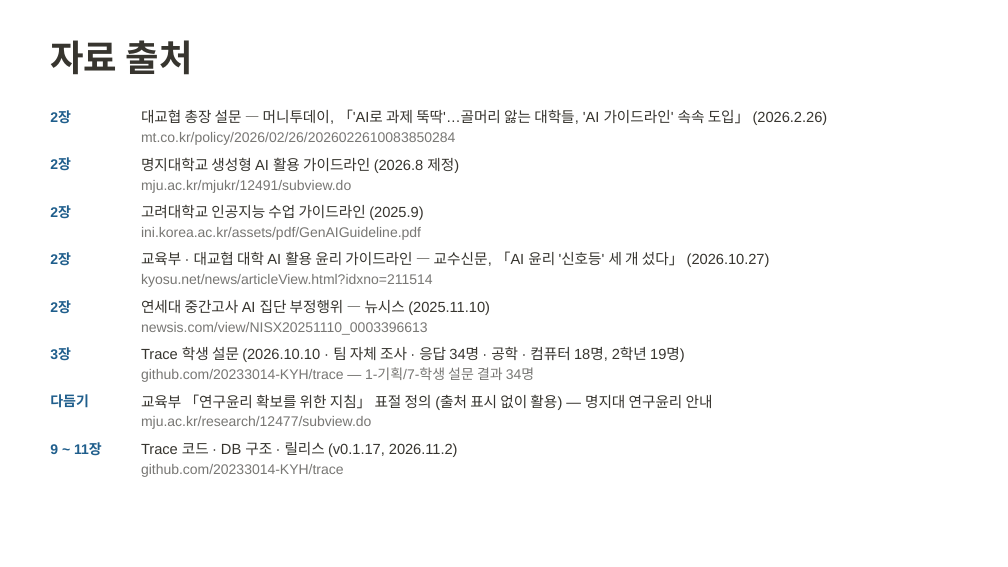
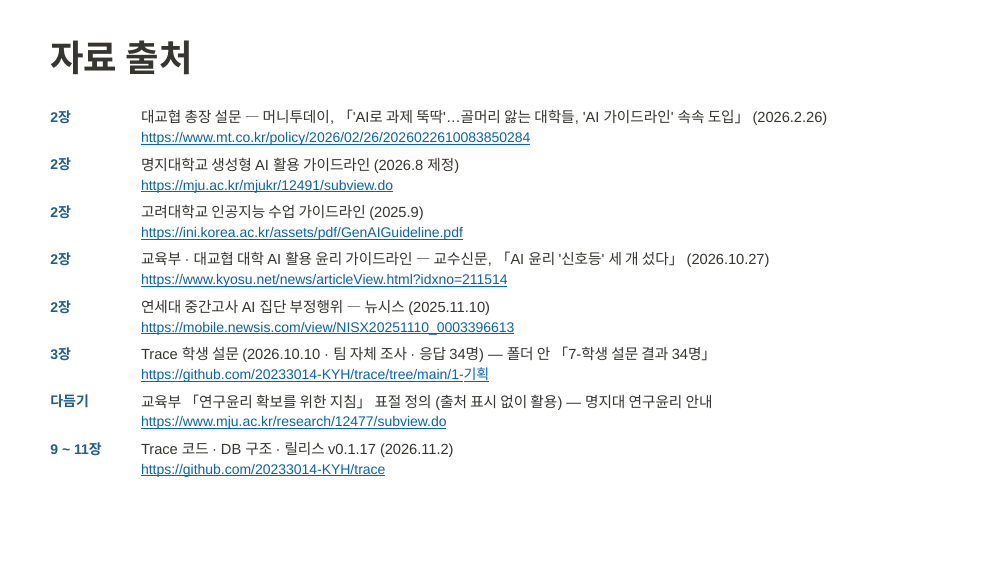
Before and after one commit to 20233014-KYH/trace, a slide deck: slide 7 of deck/중간발표_김용현.pptx. Drawn at 1008x567 pixels with LibreOffice and Linux fonts; fonts in the diff are those of the drawing. Boxes give left, top, right and bottom in pixels: in the first picture for what was removed or moved away, otherwise in the second. Text is boxed around its words. In the diff, an @@ line names an element or a change of style, - is before the commit and + after.

```diff
--- a/deck/중간발표_김용현.pptx
+++ b/deck/중간발표_김용현.pptx
@@ text at [141,132,530,145]: text changed; text colour #787774 to #0563C1 @@
-mt.co.kr/policy/2026/02/26/2026022610083850284
+https://www.mt.co.kr/policy/2026/02/26/2026022610083850284
@@ text at [141,180,393,193]: text changed; text colour #787774 to #0563C1 @@
-mju.ac.kr/mjukr/12491/subview.do
+https://mju.ac.kr/mjukr/12491/subview.do
@@ text at [141,227,463,240]: text changed; text colour #787774 to #0563C1 @@
-ini.korea.ac.kr/assets/pdf/GenAIGuideline.pdf
+https://ini.korea.ac.kr/assets/pdf/GenAIGuideline.pdf
@@ text at [141,274,508,287]: text changed; text colour #787774 to #0563C1 @@
-kyosu.net/news/articleView.html?idxno=211514
+https://www.kyosu.net/news/articleView.html?idxno=211514
@@ text at [141,322,514,335]: text changed; text colour #787774 to #0563C1 @@
-newsis.com/view/NISX20251110_0003396613
+https://mobile.newsis.com/view/NISX20251110_0003396613
@@ text at [141,346,716,362]: text changed @@
-Trace 학생 설문 (2026.10.10 · 팀 자체 조사 · 응답 34명 · 공학 · 컴퓨터 18명, 2학년 19명)
+Trace 학생 설문 (2026.10.10 · 팀 자체 조사 · 응답 34명) — 폴더 안 「7-학생 설문 결과 34명」
@@ text at [141,368,489,382]: text changed; text colour #787774 to #0563C1 @@
-github.com/20233014-KYH/trace — 1-기획/7-학생 설문 결과 34명
+https://github.com/20233014-KYH/trace/tree/main/1-기획
@@ text at [141,416,447,429]: text changed; text colour #787774 to #0563C1 @@
-mju.ac.kr/research/12477/subview.do
+https://www.mju.ac.kr/research/12477/subview.do
@@ text at [141,442,454,457]: text changed @@
-Trace 코드 · DB 구조 · 릴리스 (v0.1.17, 2026.11.2)
+Trace 코드 · DB 구조 · 릴리스 v0.1.17 (2026.11.2)
@@ text at [141,464,385,477]: text changed; text colour #787774 to #0563C1 @@
-github.com/20233014-KYH/trace
+https://github.com/20233014-KYH/trace
```
Also in this commit, not shown: 1 other file.
